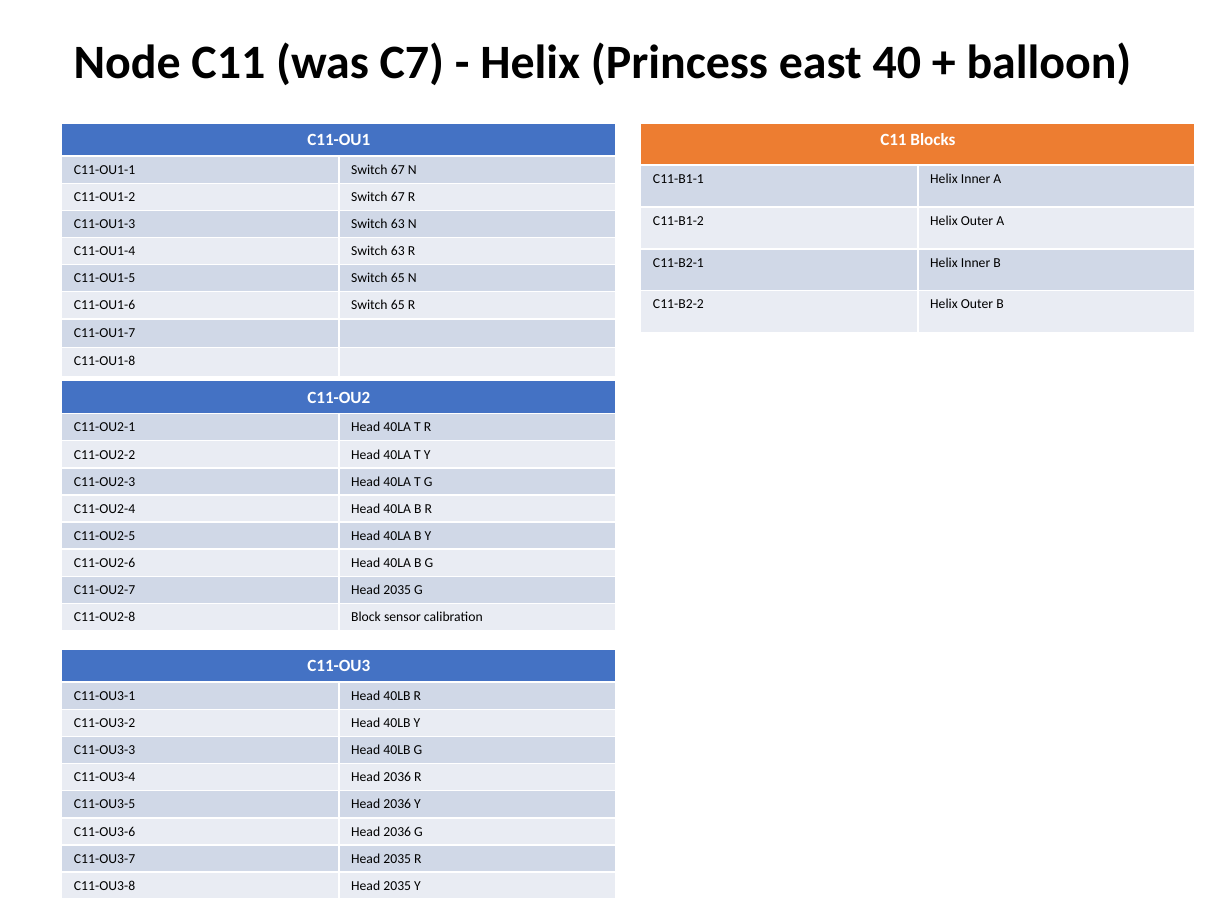
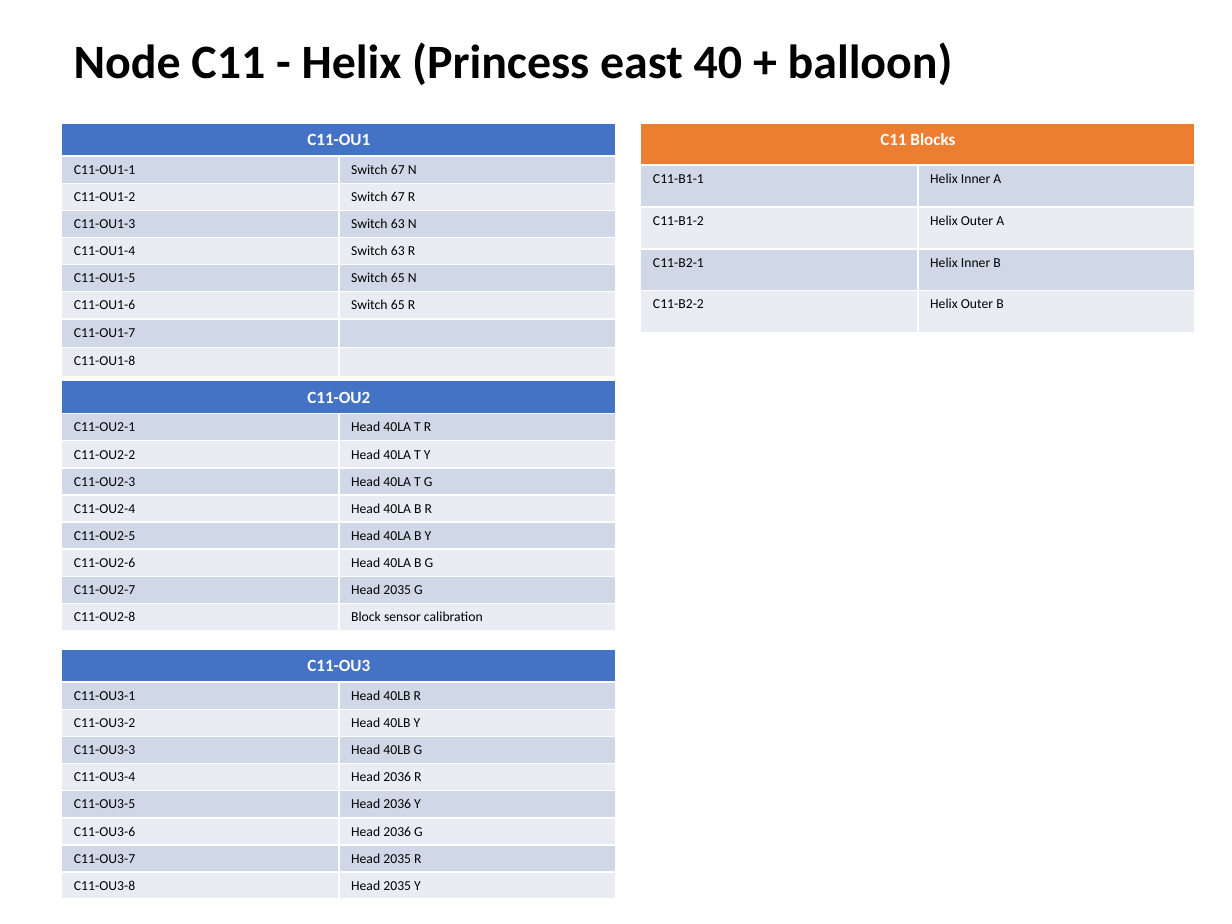
Before and after one commit to lnevo/hart, a slide deck: slide 7 of docs/wiring/Wiring_Schematic.pptx. Drawn at 1232x924 pixels with LibreOffice and Linux fonts; fonts in the diff are those of the drawing. Boxes give left, top, right and bottom in pixels: in the first picture for what was removed or moved away, otherwise in the second. Text is boxed around its words. In the diff, an @@ line names an element or a change of style, - is before the commit and + after.

```diff
--- a/docs/wiring/Wiring_Schematic.pptx
+++ b/docs/wiring/Wiring_Schematic.pptx
@@ text at box(74, 42, 953, 85): text changed @@
-Node C11 (was C7) - Helix (Princess east 40 + balloon)
+Node C11 - Helix (Princess east 40 + balloon)
```
Also in this commit, not shown: 12 other slides changed, 6 other files.
